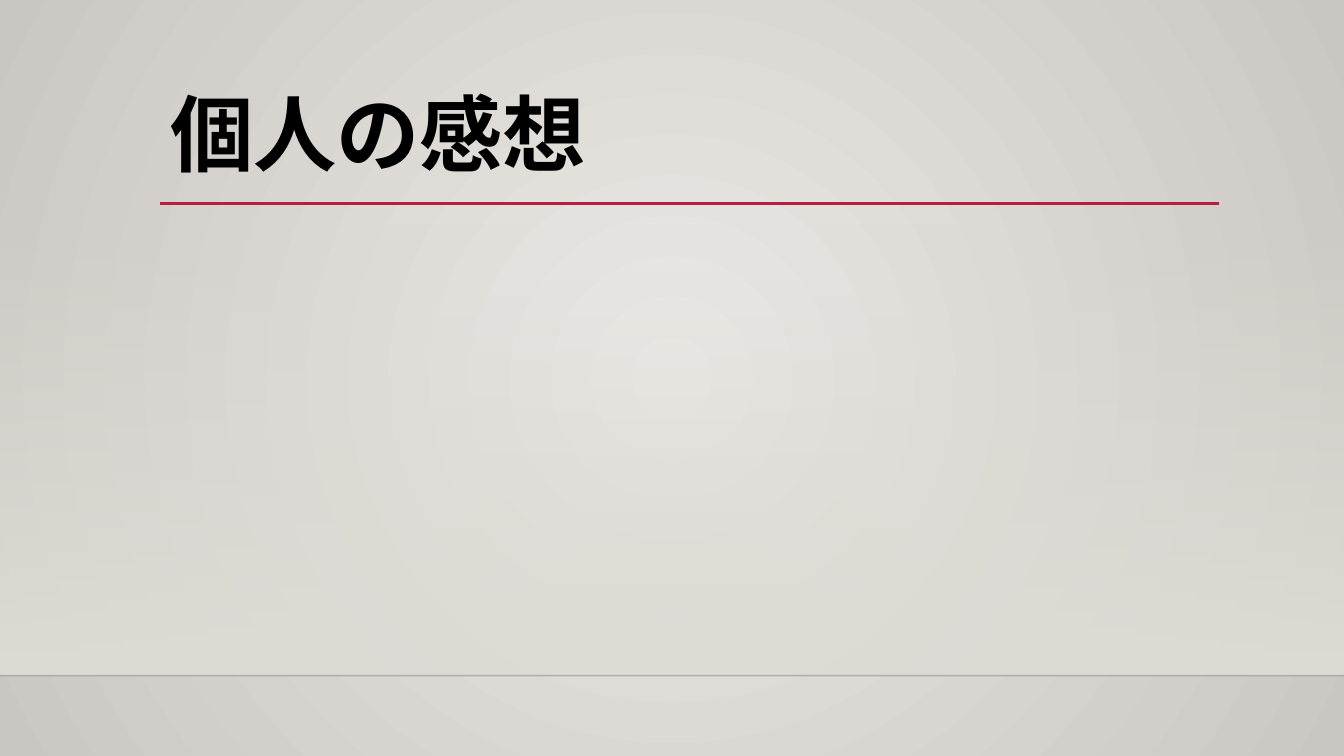
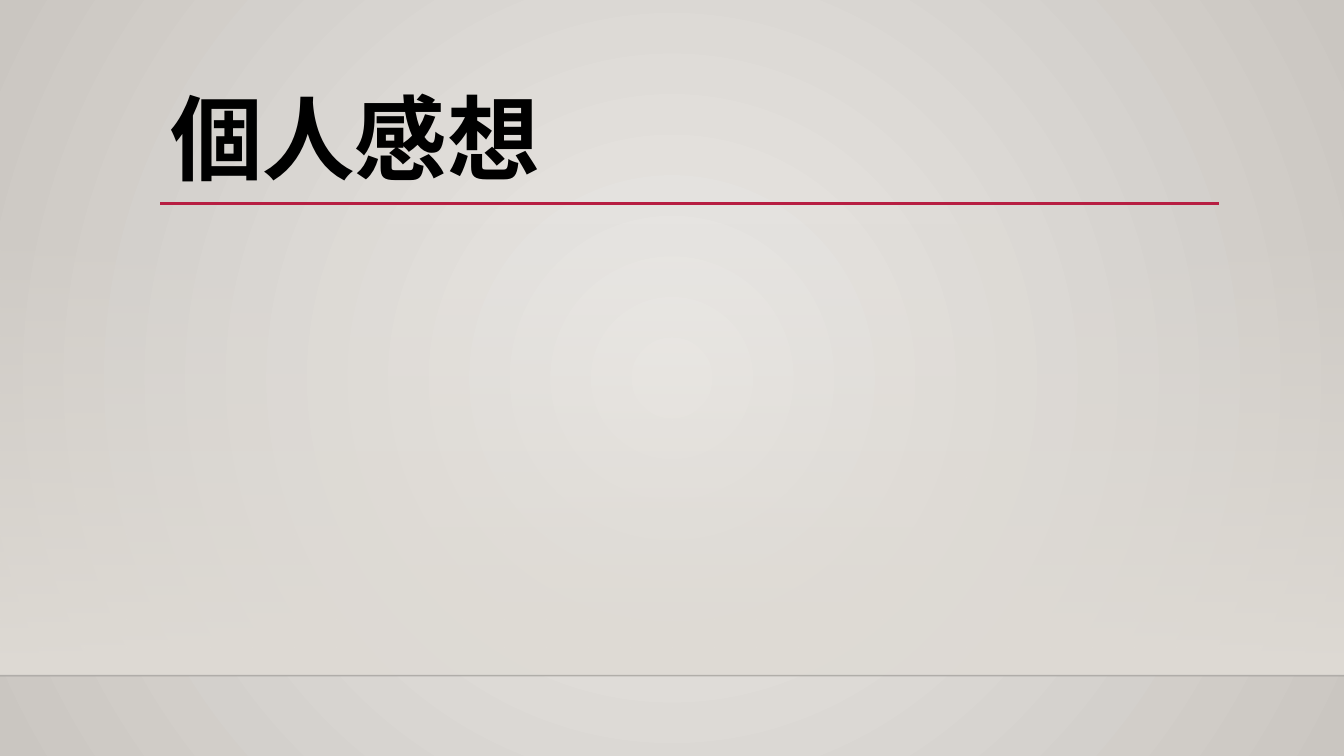
Before and after one commit to ShunjiYamamoto/groupA, a slide deck: slide 11 of 9.発表資料/グループディスカッション_グループA.pptx (slide 8 before the commit). Drawn at 1344x756 pixels with LibreOffice and Linux fonts; fonts in the diff are those of the drawing; background and template pictures are left out. Boxes give left, top, right and bottom in pixels: in the first picture for what was removed or moved away, otherwise in the second. Text is boxed around its words. In the diff, an @@ line names an element or a change of style, - is before the commit and + after.

```diff
--- a/9.発表資料/グループディスカッション_グループA.pptx
+++ b/9.発表資料/グループディスカッション_グループA.pptx
@@ title at <box>170,93,540,182</box>: text changed; size 59.4 to 66 pt @@
-個人の感想
+個人感想
```
Also in this commit, not shown: 1 other slide changed, 6 slides added, 1 slide removed, 3 other files.
